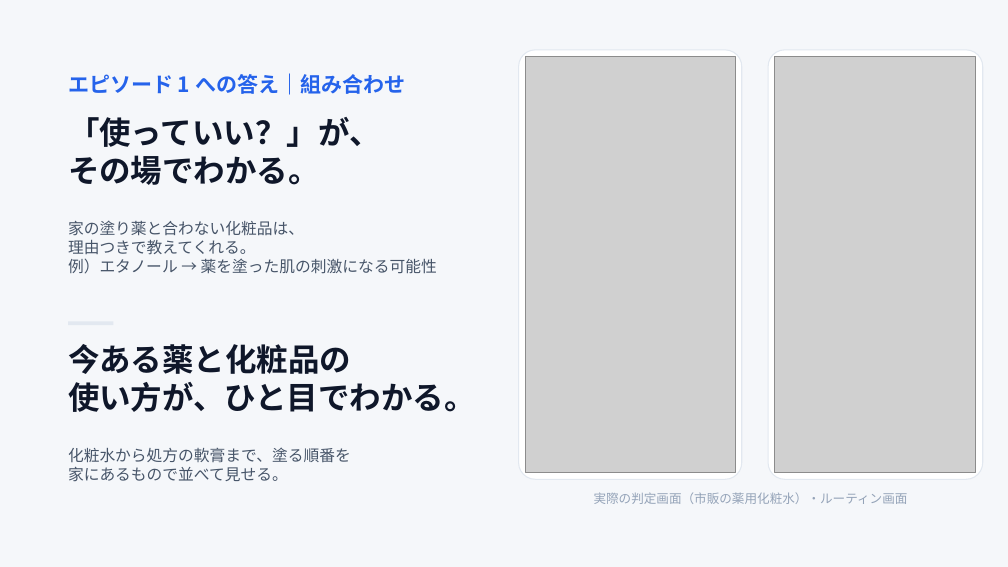
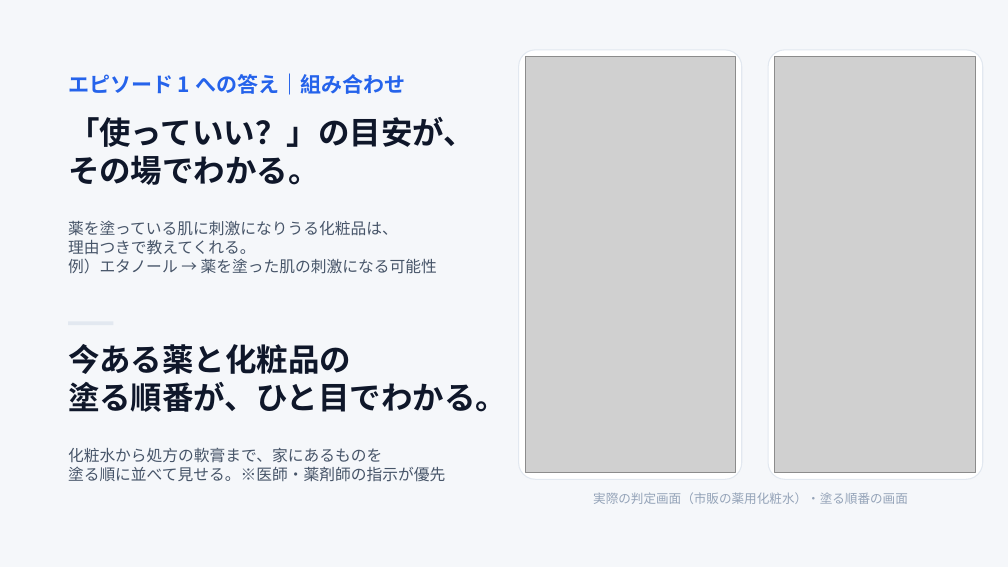
Before and after one commit to John-Frusciante/overlai, a slide deck: slide 6 of docs/ピッチ/Overlai_本選ピッチ.pptx. Drawn at 1008x567 pixels with LibreOffice and Linux fonts; fonts in the diff are those of the drawing; grey boxes stand for pictures. Boxes give left, top, right and bottom in pixels: in the first picture for what was removed or moved away, otherwise in the second. Text is boxed around its words. In the diff, an @@ line names an element or a change of style, - is before the commit and + after.

```diff
--- a/docs/ピッチ/Overlai_本選ピッチ.pptx
+++ b/docs/ピッチ/Overlai_本選ピッチ.pptx
@@ text at (68, 117, 475, 147): text changed @@
-「使っていい？」が、
+「使っていい？」の目安が、
@@ text at (68, 220, 398, 236): text changed @@
-家の塗り薬と合わない化粧品は、
+薬を塗っている肌に刺激になりうる化粧品は、
@@ text at (68, 382, 507, 412): text changed @@
-使い方が、ひと目でわかる。
+塗る順番が、ひと目でわかる。
@@ text at (68, 448, 445, 482): text changed @@
-化粧水から処方の軟膏まで、塗る順番を
-家にあるもので並べて見せる。
+化粧水から処方の軟膏まで、家にあるものを
+塗る順に並べて見せる。※医師・薬剤師の指示が優先
@@ text at (593, 492, 908, 504): text changed @@
-実際の判定画面（市販の薬用化粧水）・ルーティン画面
+実際の判定画面（市販の薬用化粧水）・塗る順番の画面
```
Also in this commit, not shown: 6 other slides changed, 8 other files.
